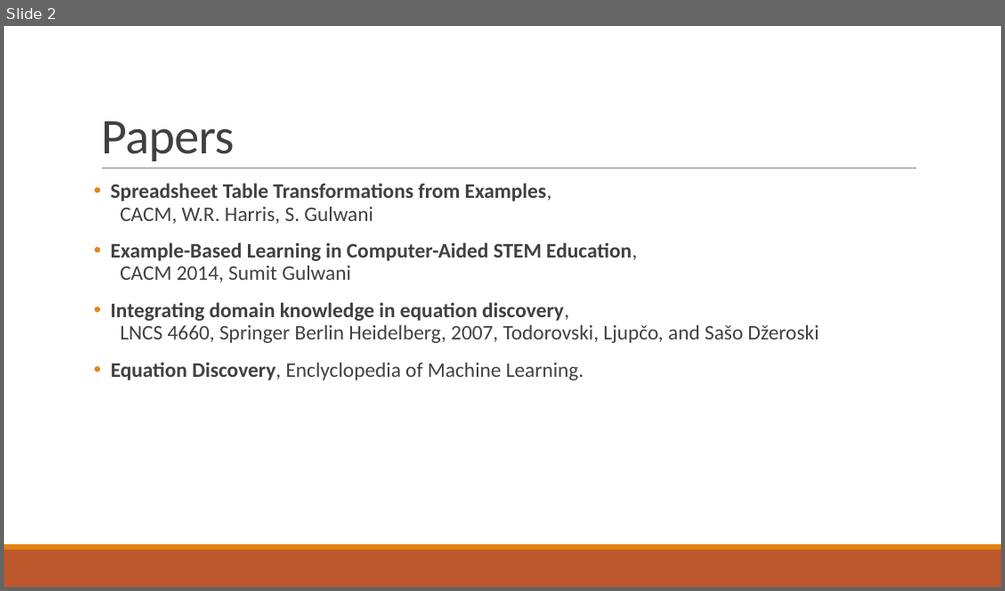
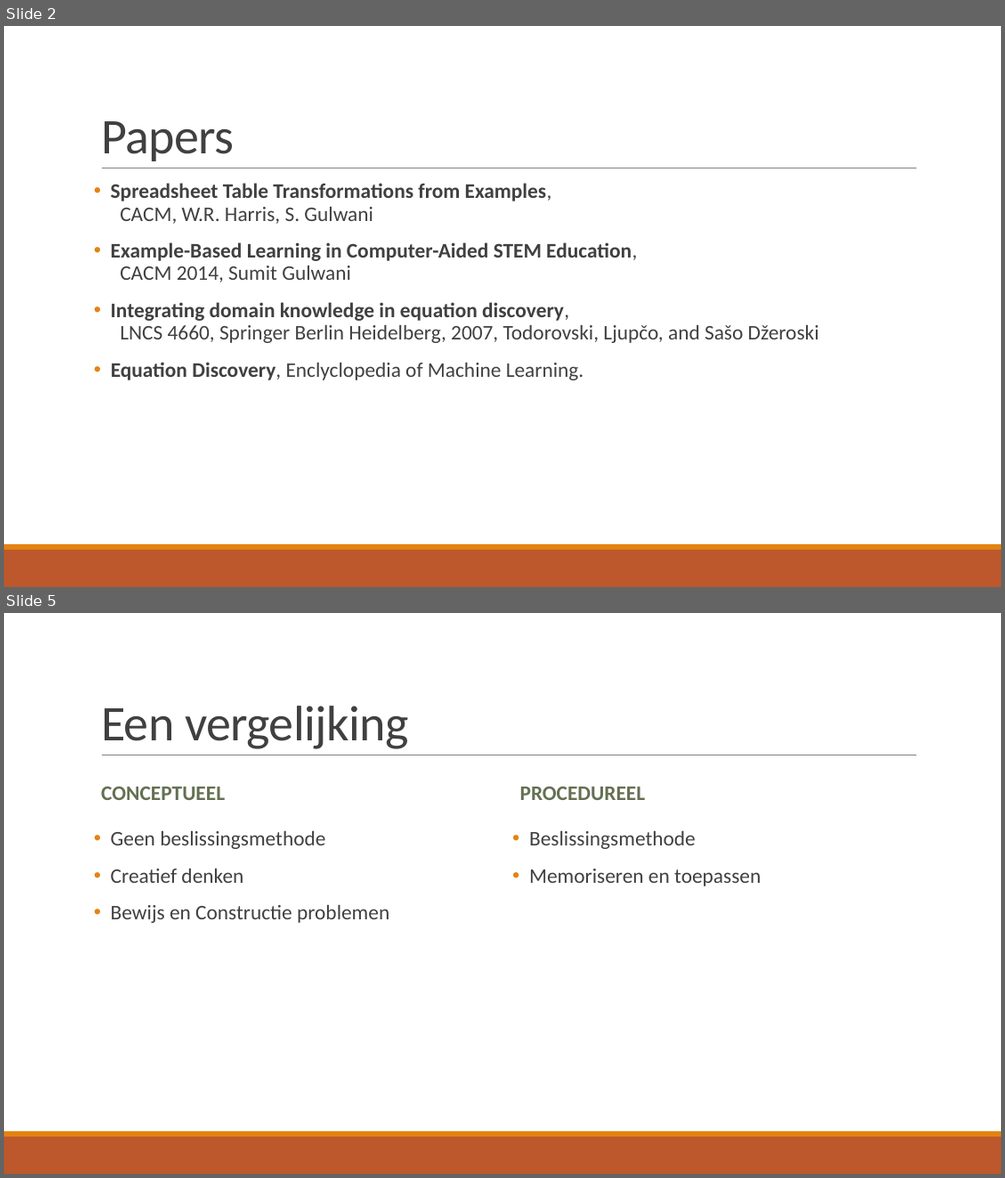
Before and after one commit to TomDeGroote/Bachelorproef, a slide deck: Opdracht 2/Literatuurstudie.pptx. Shown one above the other, each under a label of ours: slide 2 before the commit, slides 2 and 5 after it; the slides between them are not shown. The pictures are 1005x591 and 1005x1178 pixels, drawn with LibreOffice and Linux fonts; fonts in the diff are those of the drawing. Boxes give left, top, right and bottom in pixels: in the first picture for what was removed or moved away, otherwise in the second. Text is boxed around its words. In the diff, an @@ line names an element or a change of style, - is before the commit and + after.

```diff
--- a/Opdracht 2/Literatuurstudie.pptx
+++ b/Opdracht 2/Literatuurstudie.pptx
@@ slide 5 added at (x1=4, y1=613, x2=1001, y2=1174), background #FFFFFF; not listed: 3 template elements that a slide beside it also shows @@
@@ title added at (x1=101, y1=706, x2=409, y2=749), 48 pt, text #404040 @@
+Een vergelijking
@@ text added at (x1=101, y1=786, x2=225, y2=800), 20 pt, text #637052, bold @@
+CONCEPTUEEL
@@ text added at (x1=520, y1=786, x2=646, y2=800), 20 pt, text #637052, bold @@
+PROCEDUREEL
@@ text added at (x1=111, y1=831, x2=389, y2=923), 20 pt, text #404040 @@
+• Geen beslissingsmethode
+• Creatief denken
+• Bewijs en Constructie problemen
@@ text added at (x1=529, y1=831, x2=760, y2=886), 20 pt, text #404040 @@
+• Beslissingsmethode
+• Memoriseren en toepassen
```
Also in this commit, not shown: 1 slide changed, 23 other slides added.
